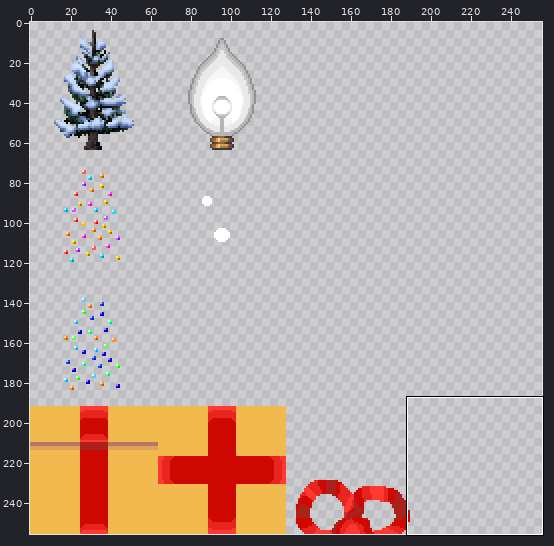
Sprite sheet, stored at assets/textures/props.png. Above, an overview of the earlier version with the close-up marked.
Close-up. As it was:
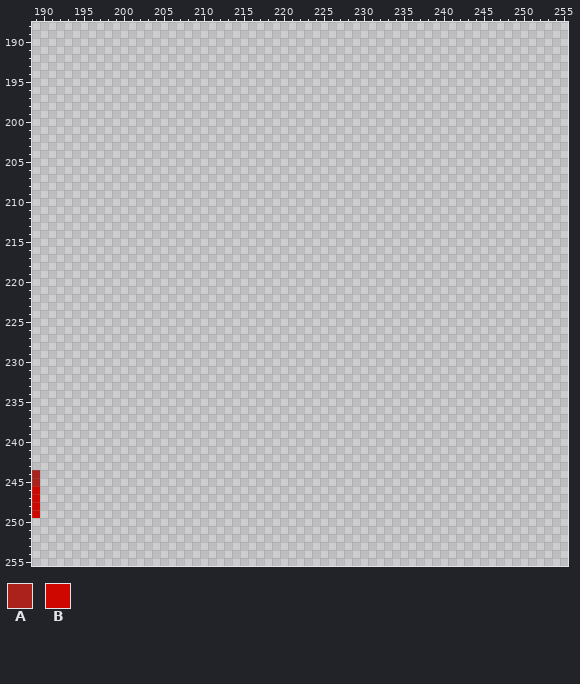
The file is 256x256 pixels. Colours within 5 levels of each other are drawn and written as one. Shown: x 189..255, y 188..255.
Palette (. is transparent): A #ab211c  B #ce0800
Pixels before (only the part around the change), first column x 189:
188 ...................................................................
189 ...................................................................
190 ...................................................................
191 ...................................................................
192 ...................................................................
193 ...................................................................
194 ...................................................................
195 ...................................................................
196 ...................................................................
197 ...................................................................
198 ...................................................................
199 ...................................................................
200 ...................................................................
201 ...................................................................
202 ...................................................................
203 ...................................................................
204 ...................................................................
205 ...................................................................
206 ...................................................................
207 ...................................................................
208 ...................................................................
209 ...................................................................
210 ...................................................................
211 ...................................................................
212 ...................................................................
213 ...................................................................
214 ...................................................................
215 ...................................................................
216 ...................................................................
217 ...................................................................
218 ...................................................................
219 ...................................................................
220 ...................................................................
221 ...................................................................
222 ...................................................................
223 ...................................................................
224 ...................................................................
225 ...................................................................
226 ...................................................................
227 ...................................................................
228 ...................................................................
229 ...................................................................
230 ...................................................................
231 ...................................................................
232 ...................................................................
233 ...................................................................
234 ...................................................................
235 ...................................................................
236 ...................................................................
237 ...................................................................
238 ...................................................................
239 ...................................................................
240 ...................................................................
241 ...................................................................
242 ...................................................................
243 ...................................................................
244 A..................................................................
245 A..................................................................
246 B..................................................................
247 B..................................................................
248 B..................................................................
249 B..................................................................
250 ...................................................................
251 ...................................................................
252 ...................................................................
253 ...................................................................
254 ...................................................................
255 ...................................................................
Once edited:
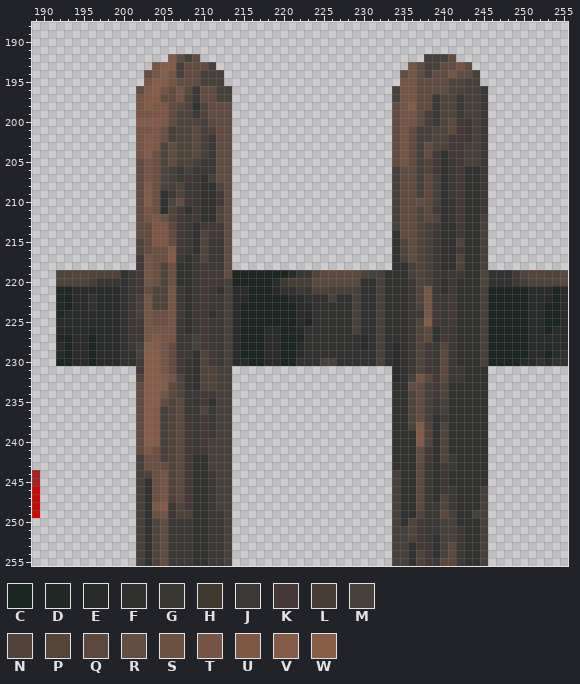
Colours new in this view: C #1b2522  D #222825  E #282b29  F #313130  G #383630  H #403930  J #3c3936  K #463839  L #493e35  M #47403b  N #50433a  P #564438  Q #5c483c  R #634d41  S #6c5040  T #765545  U #7d5743  V #835b47  W #895e48
Difference:
Changed rows in their new state; - is an unchanged pixel.
first column x 192:
192 --------------VRMR----------------------------MMMR--------------
193 ------------TWVMRRRM------------------------TRMMRRTR------------
194 -----------RTWTMRRMMM----------------------RTRMRRTRRM-----------
195 -----------TWVTRRRMMM----------------------TTRRRRNNMM-----------
196 ----------RVWTRTQJRRMM--------------------MTTRRRRNNMMJ----------
197 ----------TVVRRTNJRRMM--------------------MTTRRJNNJMMJ----------
198 ----------TVUURQNFNRRR--------------------RTVRRJNNJMMJ----------
199 ----------TTUURNNJNRRR--------------------RTTRMJNNJMMJ----------
200 ----------VVVURNNNMQRR--------------------RTTRMJNQKJMJ----------
201 ----------TTUSMNNQMNRR--------------------RTRMMNNQKJMJ----------
202 ----------TVUSMNNQMJRR--------------------RTRMMNNKKJMJ----------
203 ----------TVUNRNNQMJRR--------------------RTRMRNNKKMMJ----------
204 ----------TVSNRNNQMJRR--------------------RTRMRKFKKMMJ----------
205 ----------RTSNRNNMJJRR--------------------RTRMNKFJKMMJ----------
206 ----------RTSNMJMJJJRR--------------------MRRMNKFJKFFJ----------
207 ----------RTSNMJKJFMRR--------------------MRRMQMFJKFFJ----------
208 ----------RVSNMNJJFFNR--------------------MRRMQMFJKFFJ----------
209 ----------RVSFJNJJFFKR--------------------MRRMQMFJKFFJ----------
210 ----------RVSFNRKJFFKR--------------------MRRRQMFGKFFJ----------
211 ----------RTSFNKFJFFNR--------------------MRRNQKFGKFFJ----------
212 ----------RTUSNKJKFFNR--------------------MRRNQNFGKFFM----------
213 ----------RRUUQKJFKKKR--------------------MRRNMKFFKFFM----------
214 ----------RRUURKJFNKKR--------------------FRRNMJFFJFFM----------
215 ----------NRUURKJFNJJR--------------------FNRNMJFFNFFM----------
216 ----------NRSSVKJFNJJR--------------------FNRNMJFFKFFM----------
217 ----------KTSSVJFJNJJR--------------------FNRNMJFFNFFM----------
218 ----------KTSNSFFJKJJR--------------------FFMNMJFFNFFM----------
219 NNPPNNNNFJKTSNSFFJKKKRCCCCCCCEGGNQQQQQNMMFFFMNMJGJJFFNFFFKNPPNNQ
220 NNNNLGGGFJKTSNSFFJKKKMCCCCCEHLLLQQQQQQFFMFFFJNMJFJFFFNFFFHLNNNNQ
221 DDEEEEEEFJKRNNTJFJKJFMEECCCEFFJGNNMMMMFFMFFFJNTJFJFFFMCCCCCEEECE
222 DCEEFEEEFJMTNNTJFJKJJMEECCCCCEEFFFMFFMFFMFFFJNTJJKFFFMCCCCCEEECE
223 DCEEFEEEFJMTNNTJFJKJJMECCCCCCCEEFFFFFMFFMFFFJNTKJKFFFMCCCCCEECCE
224 DEEEEEEEFJMTSSTKFJJFJMECCCCCCCEEFFFFFMFFMFFFJJTKJKFFFMCCCCCEECCE
225 EEEEEEEEFJKTSSTJFJKJJMECCCCCCCEDFFFFFMFFMFFFJNVKJKFFFMCCCCCEECCE
226 EEEEEEEEFJJTTTTJFJKJJMECCCEECDEFFFFFFMFFMFFFJNQFJJFFFMCCCCCEECEE
227 DCEECEEEFJJTVTTJJMKJJMECCCEECCDFFFFFFFEFMFFFJNQFKJFFFMCCCCCEEEEE
228 ECEECEEEFJMWVTRJJMKJJMECCCEECCEFFFFFFFEFMFEFJNKJPJFFFMCCCCCEEEEE
229 ECEECEEEFFMWWTRJJFNKJMECCCEECCEFFFFFFFFFMFEFJNKJQJFFFMCCCCCEECEF
230 CCEECEEEFFKWWTRKGFNKJMEECCEECCFFFMMFFFFFMFEFJNKJQJFFFMCCCCEEFEFF
231 ----------KWWTRKGFNNMM--------------------EFJNKJQJJFFF----------
232 ----------NWWVTNGFNNMM--------------------EFMTQKQJJFFF----------
233 ----------RWWVQNGFNNMM--------------------FFRRMKNFFFFF----------
234 ----------RWWTQNJJKKMM--------------------FFNRMKNFFFFF----------
235 ----------RWWRNQJGKFMM--------------------FFNRMJMFFFFF----------
236 ----------RWVMNQJJNJMM--------------------FFNRMJMFFFFF----------
237 ----------RWVMNQJJKJMM--------------------FFNRMFJFFFFF----------
238 ----------RWVMNQKJKJMM--------------------FFNVNFNFFFFF----------
239 ----------RWVMNQKJKJMM--------------------FFFVNFNFFFFF----------
240 ----------RWVMNQKJKMMM--------------------FFFVNFNFFFFF----------
241 ----------RUSMNQKJKMMM--------------------FFFRKFNFFFFF----------
242 ----------MSSMNQKFFMMM--------------------FFFRKFNJFFFF----------
243 ----------MSSRNQKFFMMM--------------------FFFQJFKJFFFF----------
244 ----------MNSTNQKFFJMM--------------------MFFQJFJFFFFF----------
245 ----------MFSTNQKFFJMM--------------------MFFQJFJFFFFF----------
246 ----------MFSTNQKFFJMM--------------------MFFQJFJJFFFM----------
247 ----------MFSTNQKFFJMM--------------------MFFQJFNJFFFM----------
248 ----------MFUVJNKFFJMM--------------------MFFQJJNJFFFM----------
249 ----------MFSTJNNFFJJM--------------------MFFNJJQMFFMM----------
250 ----------MFNRJJJFFJJM--------------------MFNKJJMMFFFM----------
251 ----------MFNRJJJFFJJM--------------------MMNKJJMMJFFM----------
252 ----------MFNRJJJFFJJM--------------------MMNKJFMMJFFM----------
253 ----------MFNRJJJFFJJM--------------------MMFKJFMQJFFM----------
254 ----------MFNRJJJFFJJM--------------------MMFNKFMQJFFM----------
255 ----------MFNRJJJFFJJM--------------------MMFNKJQQJFFM----------
